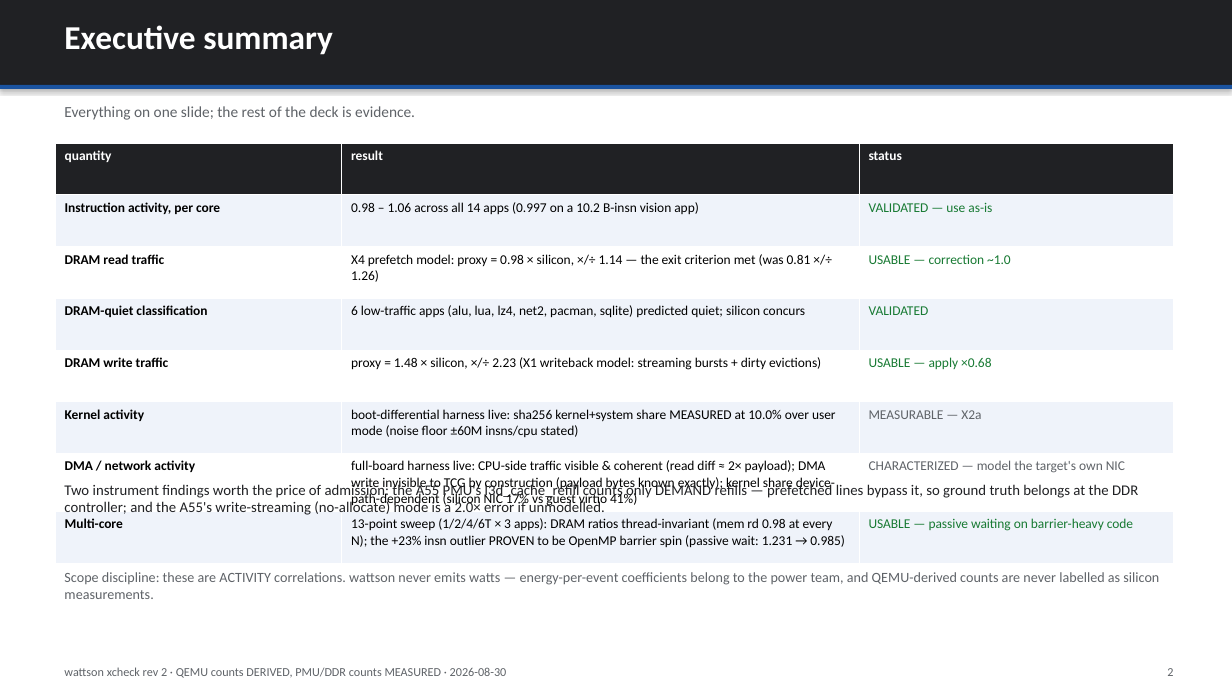
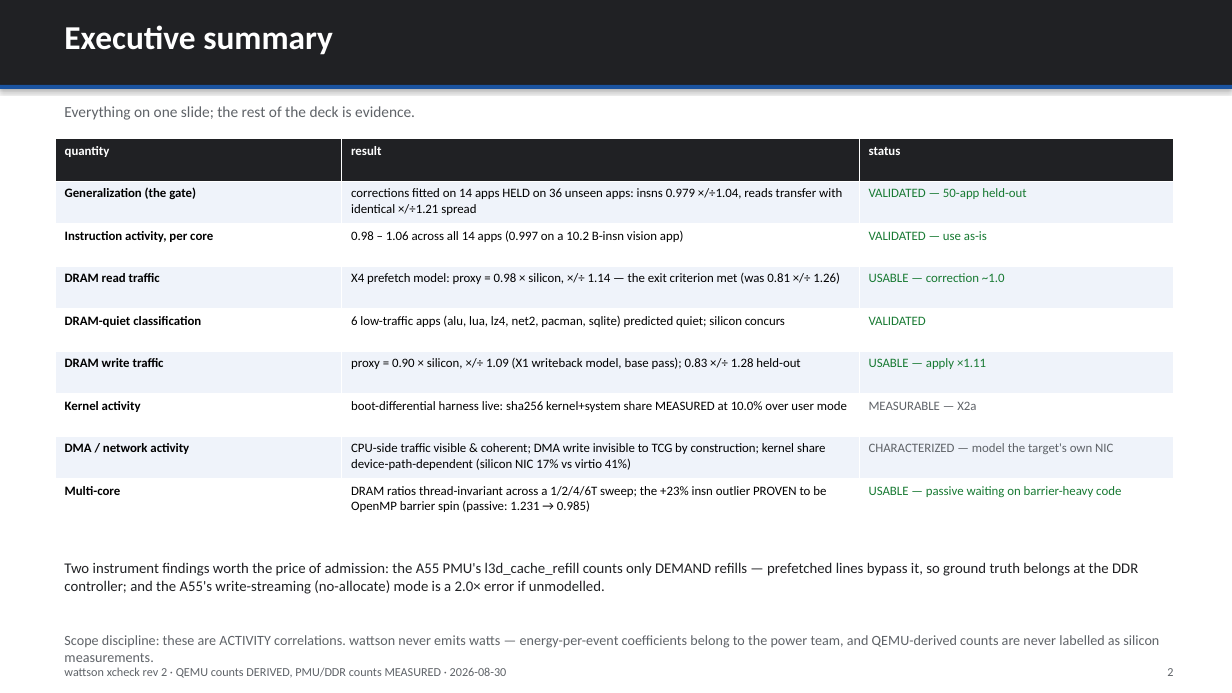
Before and after one commit to kylefoxaustin/wattson, a slide deck: slide 2 of xcheck/xcheck-correlation.pptx. Drawn at 1232x693 pixels with LibreOffice and Linux fonts; fonts in the diff are those of the drawing. Boxes give left, top, right and bottom in pixels: in the first picture for what was removed or moved away, otherwise in the second. Text is boxed around its words. In the diff, an @@ line names an element or a change of style, - is before the commit and + after.

Commit message:
README + deck catch up with the day: 50-app held-out verdict, afgen, pinned write factors
README leads with the two-act validation (14 fitted / 36 held out) and its
numbers table, promotes afgen as the fifty-apps-in-fifty-AFs product, and
compresses the instrument lessons to include writeback and spin-wait.

Deck rev 3.1: new generalization slide (scatter50 between the money chart
and mechanisms), a Generalization row atop the executive summary, and the
DRAM-write factors PINNED to the recorded base-pass campaign (0.90 x/1.09
fitted, 0.83 x/1.28 held-out) instead of recomputed from out/ -- out/ has
held the prefetch pass since X4, which pollutes writeback and silently
drifted the write row to 1.48 x/2.23. The two-pass lesson, now enforced
in the deck's own build.

```diff
--- a/xcheck/xcheck-correlation.pptx
+++ b/xcheck/xcheck-correlation.pptx
@@ table at [55, 139, 1174, 521] @@
+row 2: Generalization (the gate) | corrections fitted on 14 apps HELD on 36 unseen apps: insns 0.979 ×/÷1.04, reads transfer with identical ×/÷1.21 spread | VALIDATED — 50-app held-out
-row 6, column 2: proxy = 1.48 × silicon, ×/÷ 2.23 (X1 writeback model: streaming bursts + dirty evictions)
+row 6, column 2: proxy = 0.90 × silicon, ×/÷ 1.09 (X1 writeback model, base pass); 0.83 ×/÷ 1.28 held-out
-row 6, column 3: USABLE — apply ×0.68
+row 6, column 3: USABLE — apply ×1.11
-row 7, column 2: boot-differential harness live: sha256 kernel+system share MEASURED at 10.0% over user mode (noise floor ±60M insns/cpu stated)
+row 7, column 2: boot-differential harness live: sha256 kernel+system share MEASURED at 10.0% over user mode
-row 8, column 2: full-board harness live: CPU-side traffic visible & coherent (read diff ≈ 2× payload); DMA write invisible to TCG by construction (payload bytes known exactly); kernel share device-path-dependent (silicon NIC 17% vs guest virtio 41%)
+row 8, column 2: CPU-side traffic visible & coherent; DMA write invisible to TCG by construction; kernel share device-path-dependent (silicon NIC 17% vs virtio 41%)
-row 9, column 2: 13-point sweep (1/2/4/6T × 3 apps): DRAM ratios thread-invariant (mem rd 0.98 at every N); the +23% insn outlier PROVEN to be OpenMP barrier spin (passive wait: 1.231 → 0.985)
+row 9, column 2: DRAM ratios thread-invariant across a 1/2/4/6T sweep; the +23% insn outlier PROVEN to be OpenMP barrier spin (passive: 1.231 → 0.985)
@@ table: place and size @@
-table at [55, 143, 1174, 557]
+table at [55, 139, 1174, 521]
@@ text "Two instrument findings worth the ...": place and size @@
-text "Two instrument findings worth the ..." at [64, 482, 1138, 515]
+text "Two instrument findings worth the ..." at [64, 562, 1138, 594]
@@ text "Scope discipline: these are ACTIVITY ...": place and size @@
-text "Scope discipline: these are ACTIVITY ..." at [64, 572, 1159, 599]
+text "Scope discipline: these are ACTIVITY ..." at [64, 635, 1159, 662]
```
Also in this commit, not shown: 2 other slides changed, 1 slide added, 2 other files.
